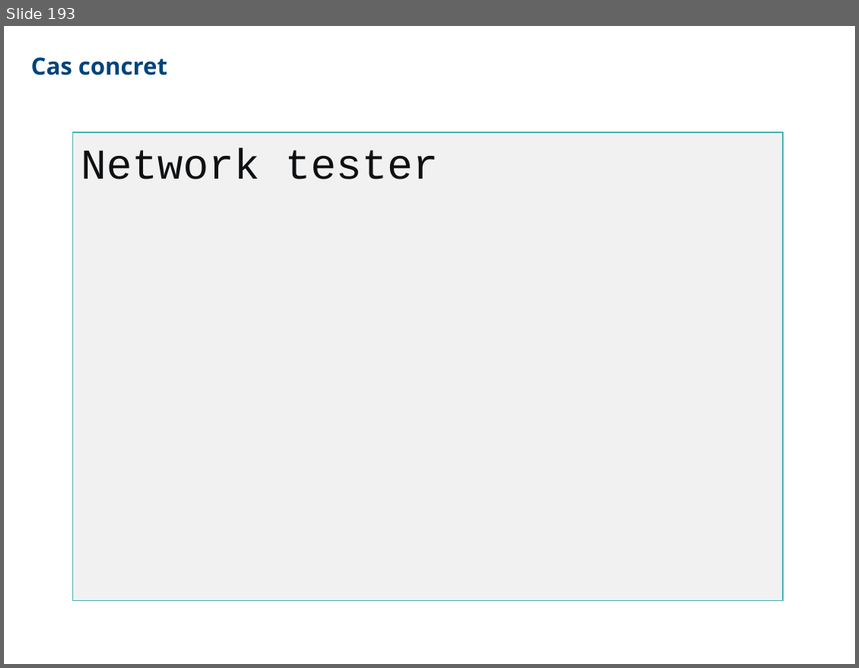
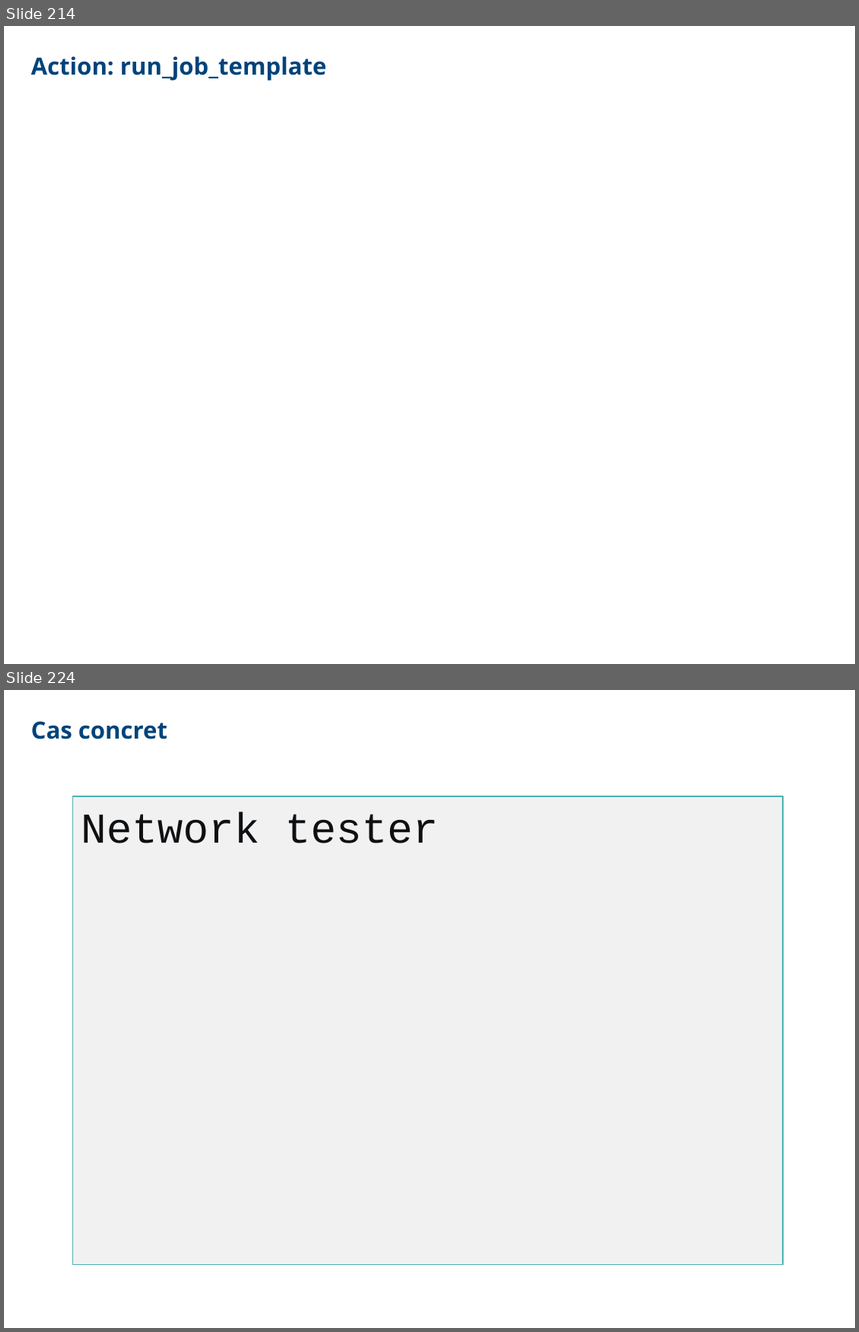
Before and after one commit to CCoupel/ansible-training, a slide deck: Ansible Training.pptx. Shown one above the other, each under a label of ours: slide 193 before the commit, slides 214 and 224 after it; the slides between them are not shown. The pictures are 859x668 and 859x1332 pixels, drawn with LibreOffice and Linux fonts; fonts in the diff are those of the drawing. Boxes give left, top, right and bottom in pixels: in the first picture for what was removed or moved away, otherwise in the second. Text is boxed around its words. In the diff, an @@ line names an element or a change of style, - is before the commit and + after.

```diff
--- a/Ansible Training.pptx
+++ b/Ansible Training.pptx
@@ slide 214 added at (4,26,855,664), background #FFFFFF @@
@@ free added at (31,52,534,85), 20 pt, text #00437A, bold @@
+Action: run_job_template
@@ what was slide 193 is now slide 224 @@
```
Also in this commit, not shown: 30 other slides added, 9 other files.
